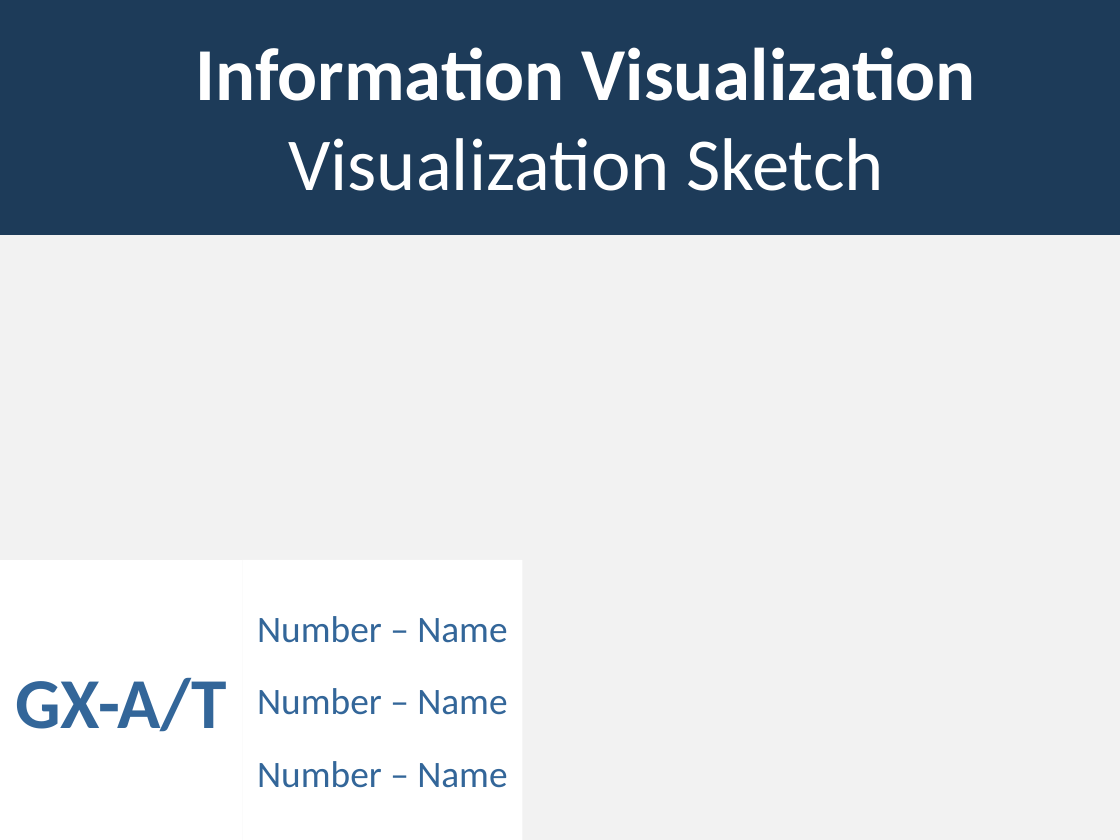
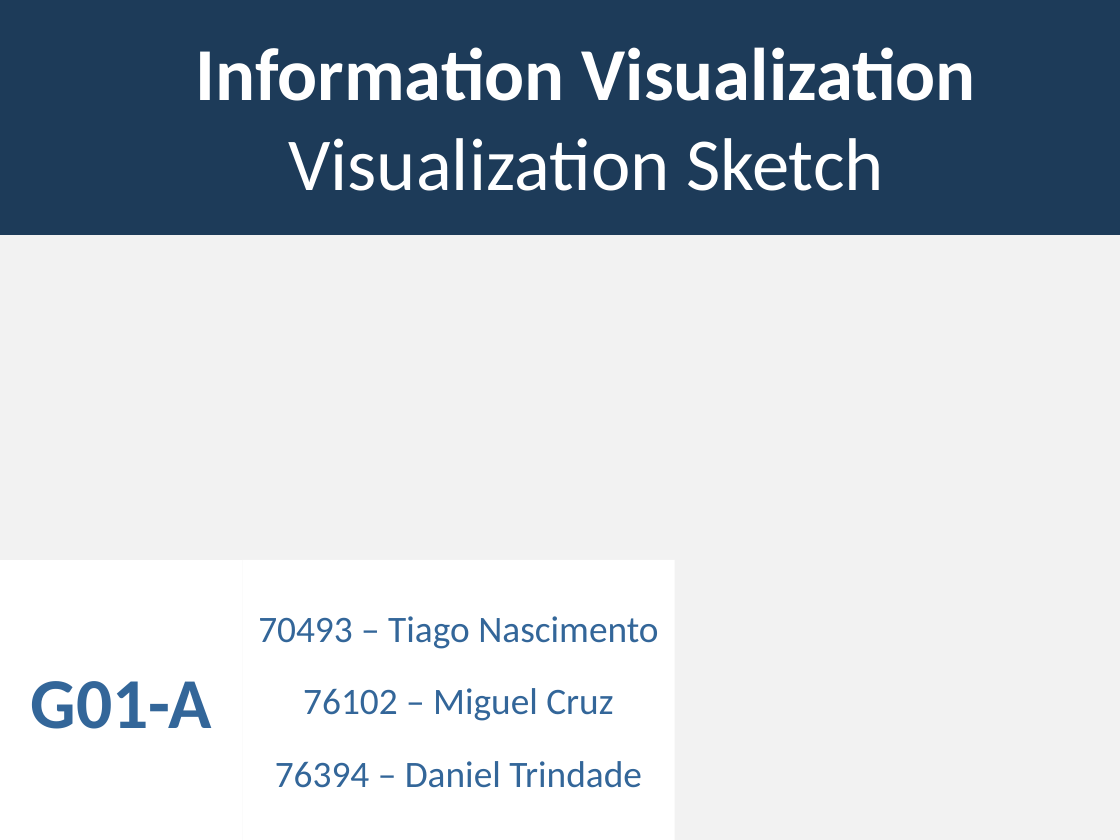
Before and after one commit to carboned4/V_I_2015_1, a slide deck: slide 1 of checkpoint3/G01A - Presentation 3.pptx. Drawn at 1120x840 pixels with LibreOffice and Linux fonts; fonts in the diff are those of the drawing; background and template pictures are left out. Boxes give left, top, right and bottom in pixels: in the first picture for what was removed or moved away, otherwise in the second. Text is boxed around its words. In the diff, an @@ line names an element or a change of style, - is before the commit and + after.

Commit message:
Relatório Word com primeiro ponto
Vou trabalhar agora o ppt

```diff
--- a/checkpoint3/G01A - Presentation 3.pptx
+++ b/checkpoint3/G01A - Presentation 3.pptx
@@ rectangle "70493 – Tiago Nascimento": place and size @@
-rectangle "70493 – Tiago Nascimento" at (243, 560, 523, 840)
+rectangle "70493 – Tiago Nascimento" at (243, 560, 675, 840)
@@ text in rectangle at (258, 616, 658, 788): text changed @@
-Number – Name
-Number – Name
-Number – Name
+70493 – Tiago Nascimento
+76102 – Miguel Cruz
+76394 – Daniel Trindade
@@ text at (31, 681, 212, 729): text changed @@
-GX-A/T
+G01-A
```
Also in this commit, not shown: 1 other file.
